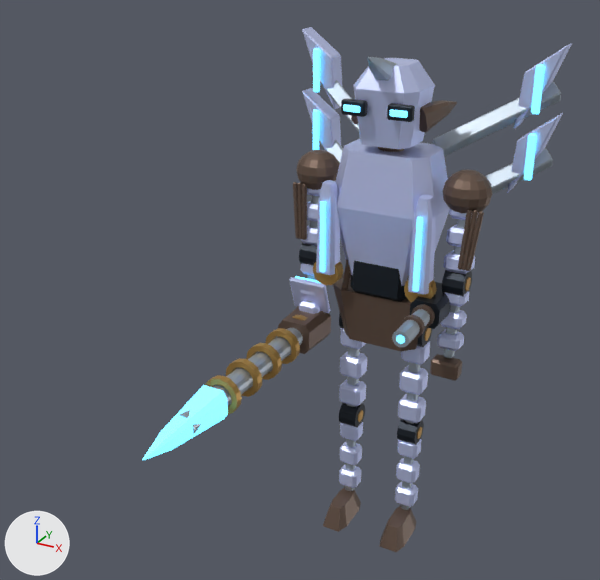
The glTF model public/assets/models/reference/t02.glb as it was, and as the next commit left it.
Before and after are seen from a 50 mm lens placed at (3.28, -7.99, 6.88), pointed at (-0.29, -1.49, 3.63). Lighting does not change. The marker at lower left points along +X, +Y and +Z. The first picture is the older version. Both versions are drawn at frame 13 of the action 'heavy'; the numbers are the values there.

The scene before the commit, as lines of its bpy script (objects in view):
```python
me_export_heavy_shade = bpy.data.meshes.new('Export_heavy_shade')
me_export_heavy_shade.from_pydata(...)  # 16 vertices, 28 faces; spans x -0.22..0.22, y -0.3..0.2, z -0.19..0.19
me_export_heavy_shade.materials.append(mat_shade)  # brown #6d594d
ob_elbow_l = bpy.data.objects.new('elbow_l', None)
ob_elbow_l.parent = ob_shoulder_l
ob_elbow_l.location = (0.0, -0.1, -0.95)
ob_elbow_r = bpy.data.objects.new('elbow_r', None)
ob_elbow_r.parent = ob_shoulder_r
ob_elbow_r.location = (0.0, -0.1, -0.95)
ob_export_heavy_shade = bpy.data.objects.new('Export_heavy_shade', me_export_heavy_shade)
ob_export_heavy_shade.parent = ob_heavy
ob_export_heavy_shade.location = (0.0, 0.0, 0.0)
ob_heavy = bpy.data.objects.new('heavy', None)
ob_heavy.parent = ob_wrist_r
ob_heavy.location = (0.0, -0.1, 0.0)
ob_shoulder_l = bpy.data.objects.new('shoulder_l', None)
ob_shoulder_l.parent = ob_chest
ob_shoulder_l.location = (0.85, -0.05, 0.5)
ob_shoulder_r = bpy.data.objects.new('shoulder_r', None)
ob_shoulder_r.parent = ob_chest
ob_shoulder_r.location = (-0.85, -0.05, 0.5)
# also in view: 'Export_ankle_l_shade' at (0.38, -0.21, 0.13); 'Export_heavy_steel' at (-0.85, -1.53, 2.6); 'Export_heavy_brass' at (-0.85, -1.28, 2.6); 'Export_knee_r_armor' at (-0.38, 0.0, 0.81); 'Export_emitter_l_armor' at (0.54, -0.4, 3.9)
```
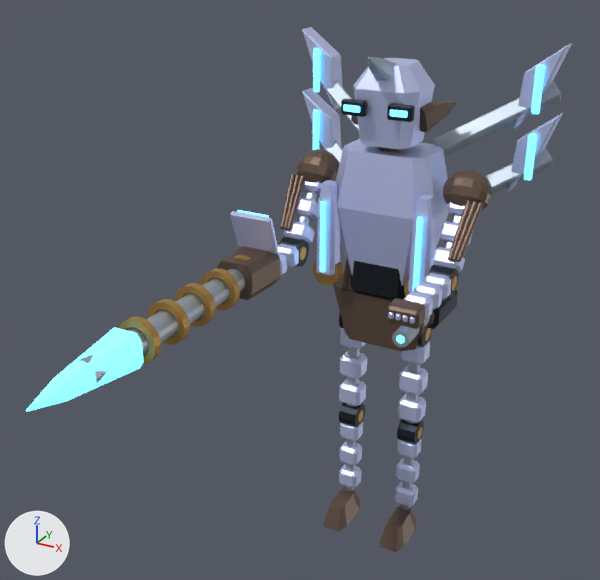
Not drawn themselves, but carrying or shaping drawn objects: ob_shoulder_l, ob_elbow_l, ob_shoulder_r, ob_elbow_r, ob_heavy.

The edits, one by one:
Object 'shoulder_l' (ob_shoulder_l) turns from (0, 0, 0) to (-31, 0, 0) degrees about x, y and z.
Object 'elbow_l' (ob_elbow_l) turns from (0, 0, 0) to (-53, 0, 0) degrees about x, y and z.
Object 'shoulder_r' (ob_shoulder_r) turns from (0, 0, 0) to (-31, 0, 0) degrees about x, y and z.
Object 'elbow_r' (ob_elbow_r) turns from (0, 0, 0) to (-53, 0, 0) degrees about x, y and z.
Object 'heavy' (ob_heavy) turns from (0, 0, 0) to (84, 0, 0) degrees about x, y and z.

Location of each change, [x1, y1, x2, y2] in pixels of the pictures (600 x 580 px):
'Export_heavy_glow', turned
    before: [142, 385, 228, 460]
    after: [26, 327, 144, 412]
'Export_heavy_brass', turned
    before: [205, 315, 307, 414]
    after: [119, 255, 250, 364]
'Export_heavy_steel', turned
    before: [179, 328, 303, 434]
    after: [79, 269, 245, 383]
'Export_heavy_shade', turned
    before: [278, 306, 331, 354]
    after: [217, 246, 280, 300]
'Export_shoulder_l_shade', turned
    before: [442, 170, 492, 271]
    after: [443, 169, 492, 262]
'Export_shoulder_r_shade', turned
    before: [293, 150, 340, 240]
    after: [280, 149, 340, 231]
'Export_charge_hinge_armor', turned
    before: [289, 277, 330, 313]
    after: [230, 211, 279, 254]
'Export_elbow_l_armor', turned
    before: [437, 291, 470, 351]
    after: [404, 273, 451, 320]
'Export_wrist_l_shade', turned
    before: [430, 354, 462, 381]
    after: [387, 298, 425, 329]
'Export_shoulder_l_armor', turned
    before: [443, 209, 478, 274]
    after: [432, 202, 472, 273]
'Export_shoulder_r_armor', turned
    before: [300, 188, 321, 246]
    after: [284, 181, 322, 244]
'Export_elbow_r_armor', turned
    before: [299, 263, 320, 314]
    after: [277, 244, 299, 276]
'Export_elbow_l_dark', turned
    before: [442, 270, 472, 297]
    after: [428, 265, 459, 298]
'Export_elbow_r_dark', turned
    before: [299, 243, 317, 266]
    after: [279, 237, 309, 267]
'Export_shoulder_r_steel', turned (mostly hidden)
    before: [309, 195, 319, 228]
    after: [296, 190, 317, 224]
'Export_shoulder_l_steel', turned (mostly hidden)
    before: [454, 219, 465, 255]
    after: [445, 214, 462, 249]
'Export_elbow_l_steel', turned (not visible afterwards)
    before: [443, 305, 460, 359]
'Export_wrist_l_armor', turned (not visible before)
    after: [388, 312, 415, 324]
'Export_charge_hinge_glow', turned
    before: [295, 276, 322, 284]
    after: [237, 210, 269, 217]
'Export_elbow_l_brass', turned
    before: [465, 277, 471, 291]
    after: [451, 276, 457, 291]
'Export_elbow_r_brass', turned (not visible before)
    after: [299, 246, 307, 260]
'Export_elbow_r_steel', turned (not visible afterwards)
    before: [307, 275, 318, 303]
